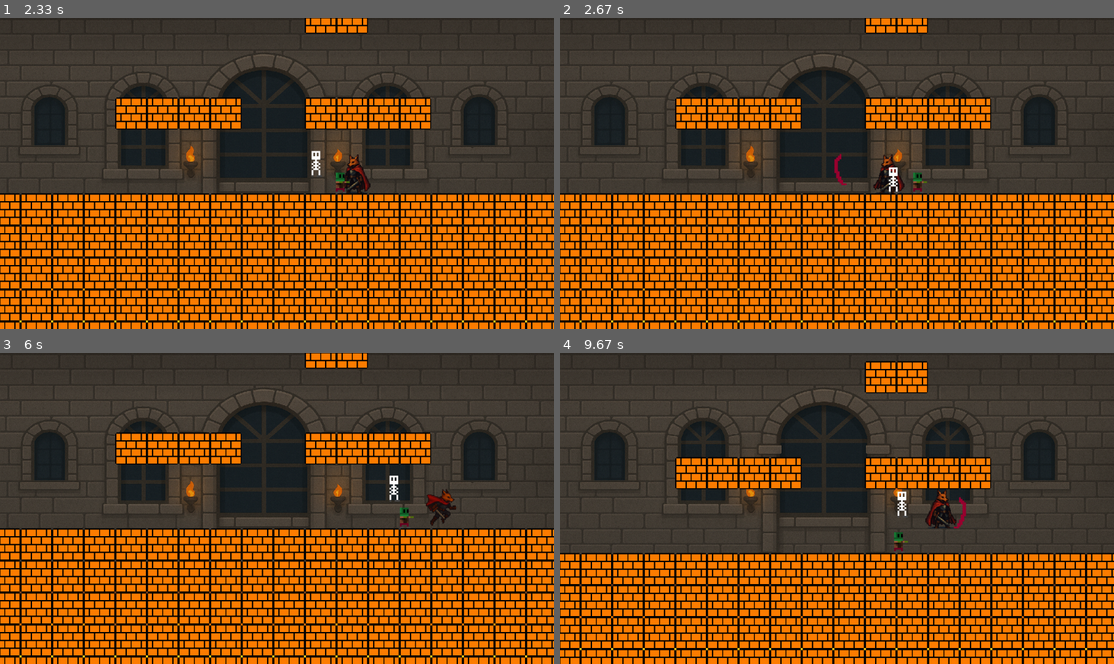
Above: before the commit, frames 1-4 (two rows, left to right).
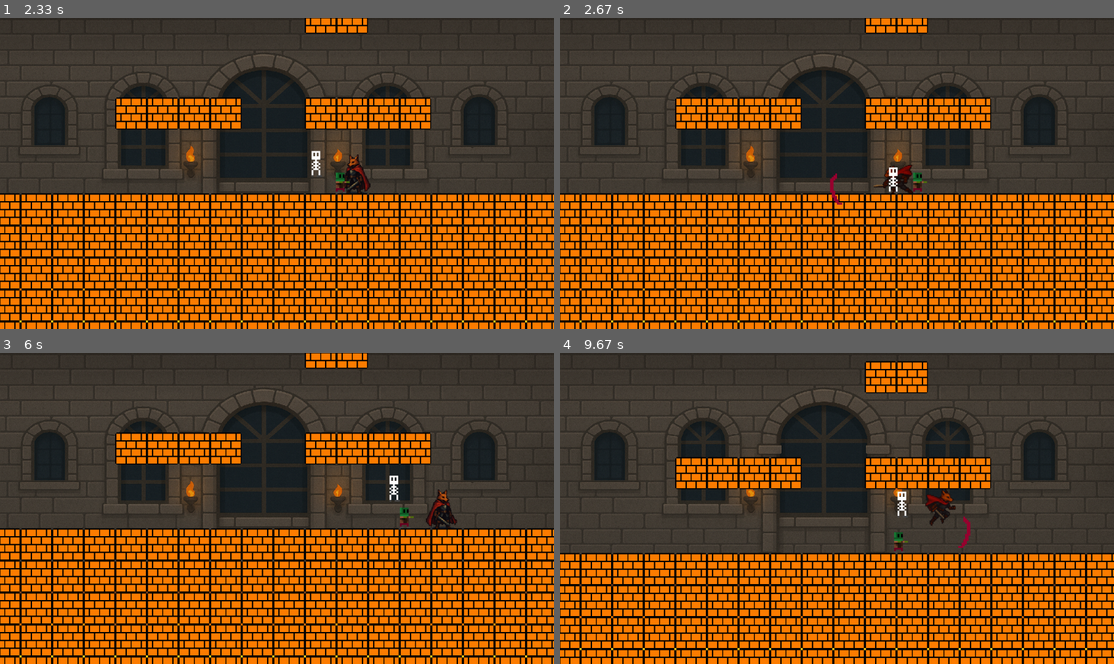
Above: after the commit, the same moments.

Repository: Victor-LP/pygame
Game: pygame game, started from CastleInsper.py
Same seed, same stepped clock (60 frames per second), same inputs: the game is played once before the commit and once after it.
Inputs:
- Up to frame 1 (2.33 s): tap Space at 0.33 s; hold D 0.67-1.13 s; hold W 1.17-1.47 s; hold D 1.5-1.97 s; hold A from 2 s (still down)
- Up to frame 2 (2.67 s): release A at 2.53 s; tap Space at 2.57 s
- Up to frame 3 (6 s): hold A 2.9-3.3 s; hold D 3.33-3.7 s; hold D 3.73-4.37 s; hold A 4.4-4.87 s; hold D 4.9-5.37 s; hold W 5.4-5.7 s; hold D from 5.73 s (still down)
- Up to frame 4 (9.67 s): release D at 6.2 s; hold A 6.23-6.77 s; hold A 6.8-7.2 s; hold A 7.23-7.6 s; hold D 7.63-8.27 s; hold A 8.3-8.77 s; hold D 8.8-9.27 s; hold W 9.3-9.6 s; tap Space at 9.63 s

Frame 1 is identical in both runs. In frame 2, 0.5% of the frame differs, in the area x 48-64%, y 43-61%; in frame 3, 0.4%; in frame 4, 0.5%.

Commit message:
melhorias

Diff:
--- a/sprites.py
+++ b/sprites.py
@@ -48,7 +48,9 @@
                 if self.speedy > 0:  # Caindo
                     self.rect.bottom = collision.rect.top
                     self.speedy = 0
-                    self.state = STILL
+                    # só marca STILL se NÃO estivermos atacando, para não atrapalhar a animação
+                    if self.state != ATTACKING:
+                        self.state = STILL
                     self.on_ground = True
                 elif self.speedy < 0:  # Subindo
                     self.rect.top = collision.rect.bottom
@@ -70,41 +72,59 @@
         self.rect.bottom = HEIGHT * 10
         self.speedx = 5
         self.looking = 1  # 1 = direita, -1 = esquerda
-        self.last_attack = 0
-        self.attack_ticks = 300
-
-    def update(self):
-        # Atualiza o estado do jogador
+
+        # Controle de ataque
+        self.last_attack = 0            # tempo do último ataque (cooldown)
+        self.attack_cooldown = 500     # ms entre ataques (cooldown)
+        self.attack_timer = 0          # tempo em que começou o ataque atual
+        self.attack_duration = 200     # ms que a animação de ataque permanece (duracao visual)
+
+    def update(self):
+        # Atualiza física
         self.apply_physics()
 
-        # Atualiza direção da imagem
+        now = pygame.time.get_ticks()
+
+        # Se estiver em ATTACKING, verifique se a duração do ataque acabou
         if self.state == ATTACKING:
-            now = pygame.time.get_ticks()
-            if now - self.attack_timer > 700:  # 300 ms = 0.3 s de duração
-                self.state = STILL  # volta ao normal
-                self.image_key = PLAYER_IMG
+            if now - self.attack_timer >= self.attack_duration:
+                self.state = STILL  # volta ao normal quando o timer expirar
+
+        # --- Escolha de imagem com prioridade: ATTACKING > JUMPING/FALLING > STILL ---
+        if self.state == ATTACKING:
+            img = self.assets[PLAYER_ATTACK_IMG]
+        elif not self.on_ground:
+            img = self.assets[PLAYER_JUMP_IMG]
+        else:
+            img = self.assets[PLAYER_IMG]
+
+        # aplica flip conforme direção olhando
         if self.looking == -1:
-            self.image = pygame.transform.flip(self.assets[self.image_key], True, False)
-        else:
-            self.image = self.assets[self.image_key]
-        if not self.on_ground and self.state != ATTACKING:
-            self.image_key = PLAYER_JUMP_IMG
-        else:
-            self.image_key = PLAYER_IMG
+            img = pygame.transform.flip(img, True, False)
+
+        # atribui imagem e máscara atualizadas
+        self.image = img
+        self.mask = pygame.mask.from_surface(self.image)
+
+
     def attack(self):
-        if self.state != ATTACKING:
+        now = pygame.time.get_ticks()
+        # só inicia um novo ataque se não estiver em cooldown
+        if now - self.last_attack >= self.attack_cooldown:
             self.state = ATTACKING
-            self.image_key = PLAYER_ATTACK_IMG
-            self.attack_timer = pygame.time.get_ticks()
-            elapsed_ticks = self.attack_timer - self.last_attack
-            if elapsed_ticks > self.attack_ticks:
-                self.last_attack = self.attack_timer
-                if self.looking == 1:
-                    new_attack = Attack(self.assets, self.rect.centerx, self.rect.y, 1)
-                else:
-                    new_attack = Attack(self.assets, self.rect.x, self.rect.y, -1)
-                self.groups['all_sprites'].add(new_attack)
-                self.groups['all_attacks'].add(new_attack)
+            self.attack_timer = now
+            self.last_attack = now
+
+            # cria o sprite de ataque (ajuste spawn x/y para posicionar corretamente)
+            if self.looking == 1:
+                spawn_x = self.rect.centerx + 10
+            else:
+                spawn_x = self.rect.left - 10
+            spawn_y = self.rect.centery
+
+            new_attack = Attack(self.assets, spawn_x, spawn_y, self.looking)
+            self.groups['all_sprites'].add(new_attack)
+            self.groups['all_attacks'].add(new_attack)
 
 # ========== CLASSE DOS INIMIGOS TERRESTRES ==========
 class GroundEnemy(PhysicsEntity):
@@ -197,11 +217,12 @@
         self.rect.y = y
         self.speedx = 15 * looking
         self.spawn_time = pygame.time.get_ticks()
-        self.duration = 100  # Duração em milissegundos
-
-    def update(self):
-        # Atualiza o movimento e verifica duração do ataque
+        self.duration = 300  # Duração em milissegundos (quanto tempo o sprite de ataque fica ativo)
+
+    def update(self):
+        # movimento
         self.rect.x += self.speedx
+        # duração
         elapsed = pygame.time.get_ticks() - self.spawn_time
         if elapsed > self.duration:
             self.kill()
Binary file changed: assets/img/playerattack.png
